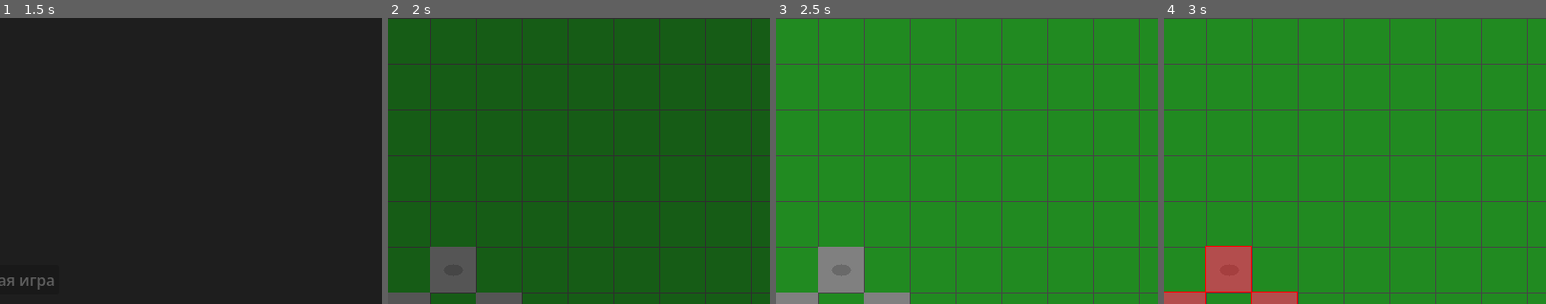
Above: before the commit, frames 1-4 (left to right).
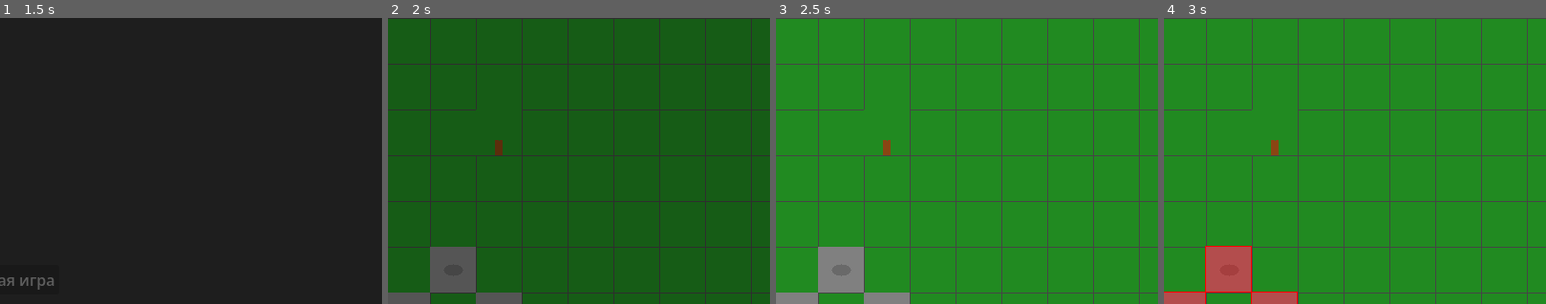
Above: after the commit, the same moments.

Repository: Radiant-Game-Studios/Pelmeny-s-Secret-Godot
Game: Godot game, scene res://scenes/splash_screen.tscn
Two runs of this game, one before a commit and one after it. Both use one fixed random seed, a clock stepped at 60 frames per second and the inputs below. The engine's default icon, where the game draws it, is replaced by a stand-in: a white triangle on a blue panel in a dark square.
Inputs (mouse positions are % of the whole screen's width and height, from its top left):
- Up to frame 1 (1.5 s): tap Enter at 0.5 s; move the mouse to (72, 45) at 0.52 s; hold D (move_right) 0.53-1.25 s; hold E (interact) 0.53-1.25 s; click (72, 45) at 0.67 s; click "Новая игра" at 1.25 s
- Up to frame 2 (2 s): no input
- Up to frame 3 (2.5 s): move the mouse to (30, 55) at 2.02 s; hold S (move_down) from 2.03 s (still down); tap E (interact) at 2.1 s
- Up to frame 4 (3 s): move the mouse to (60, 28) at 2.77 s; release S (move_down) at 2.78 s; hold D (move_right) from 2.78 s (still down); hold C (toggle_collisions) from 2.78 s (still down)
The pictures show only the part of the screen within x 48-98%, y 0-50%; the shares and areas given below are measured in that part.

Frame 1 is identical in both runs. In frame 2, 0.2% of the frame differs, in the area x 23-35%, y 32-48%; in frame 3, 0.2%; in frame 4, 0.2%.

Commit message:
Dialog system

Diff:
--- /dev/null
+++ b/dialogs/chain.tres
@@ -0,0 +1,11 @@
+[gd_resource type="Resource" script_class="DialogChain" format=3 uid="uid://bhi7ofhfg5vyy"]
+
+[ext_resource type="Script" uid="uid://dbcwbxgljmcv6" path="res://scripts/dialog/dialog_chain.gd" id="1_n1ajg"]
+[ext_resource type="Resource" uid="uid://dctttvlgg3n48" path="res://dialogs/text.tres" id="2_dxokk"]
+[ext_resource type="Resource" uid="uid://dhsbmlcnfvluw" path="res://dialogs/choice.tres" id="3_s05t2"]
+
+[resource]
+script = ExtResource("1_n1ajg")
+dialog_id = "1"
+steps = Array[Resource]([ExtResource("2_dxokk"), ExtResource("3_s05t2")])
+metadata/_custom_type_script = "uid://dbcwbxgljmcv6"
--- /dev/null
+++ b/dialogs/choice.tres
@@ -0,0 +1,11 @@
+[gd_resource type="Resource" script_class="DialogChoiceStep" format=3 uid="uid://dhsbmlcnfvluw"]
+
+[ext_resource type="Script" uid="uid://8mmgymse527y" path="res://scripts/dialog/dialog_choice_step.gd" id="1_5nxoq"]
+[ext_resource type="Resource" uid="uid://crlqtv12hpd1u" path="res://dialogs/system.tres" id="1_anhl0"]
+
+[resource]
+script = ExtResource("1_5nxoq")
+choices = Array[int]([33, 34, 35])
+reply_indices = Array[int]([36, 36, 36])
+reply_character = ExtResource("1_anhl0")
+metadata/_custom_type_script = "uid://8mmgymse527y"
--- /dev/null
+++ b/dialogs/pers.tres
@@ -0,0 +1,10 @@
+[gd_resource type="Resource" script_class="DialogCharacter" format=3 uid="uid://biwc6nwcjle5w"]
+
+[ext_resource type="Script" uid="uid://dvemffjnki2q4" path="res://scripts/dialog/dialog_character.gd" id="1_e72l0"]
+[ext_resource type="Texture2D" uid="uid://d2dt5s48qbifq" path="res://assets/sprites/main_person/dialogFace.png" id="1_jppy8"]
+
+[resource]
+script = ExtResource("1_e72l0")
+character_name = "Pers"
+portrait = ExtResource("1_jppy8")
+metadata/_custom_type_script = "uid://dvemffjnki2q4"
--- /dev/null
+++ b/dialogs/system.tres
@@ -0,0 +1,10 @@
+[gd_resource type="Resource" script_class="DialogCharacter" format=3 uid="uid://crlqtv12hpd1u"]
+
+[ext_resource type="Texture2D" uid="uid://r7nx8q14wg0x" path="res://assets/sprites/system/dialogFace.png" id="1_frypt"]
+[ext_resource type="Script" uid="uid://dvemffjnki2q4" path="res://scripts/dialog/dialog_character.gd" id="1_n2xgq"]
+
+[resource]
+script = ExtResource("1_n2xgq")
+character_name = "System"
+portrait = ExtResource("1_frypt")
+metadata/_custom_type_script = "uid://dvemffjnki2q4"
--- /dev/null
+++ b/dialogs/text.tres
@@ -0,0 +1,10 @@
+[gd_resource type="Resource" script_class="DialogTextStep" format=3 uid="uid://dctttvlgg3n48"]
+
+[ext_resource type="Script" uid="uid://bqfoshh33wuqe" path="res://scripts/dialog/dialog_text_step.gd" id="1_5hvdy"]
+[ext_resource type="Resource" uid="uid://biwc6nwcjle5w" path="res://dialogs/pers.tres" id="1_oelxb"]
+
+[resource]
+script = ExtResource("1_5hvdy")
+character = ExtResource("1_oelxb")
+replica_index = 7
+metadata/_custom_type_script = "uid://bqfoshh33wuqe"
--- a/project.godot
+++ b/project.godot
@@ -25,6 +25,7 @@
 SceneManager="*uid://dcb375h303vqq"
 LocalizationManager="*uid://bt3w6cvk4pumb"
 AudioManager="*uid://c04c2ms2oxsvi"
+DialogManager="*uid://b6clim47n4cx0"
 
 [display]
 
--- /dev/null
+++ b/scenes/dialog_system.tscn
@@ -0,0 +1,76 @@
+[gd_scene format=3 uid="uid://cth3k1vvfv2xt"]
+
+[ext_resource type="Texture2D" uid="uid://bx40bofn7yy27" path="res://icon.svg" id="1_kld2x"]
+[ext_resource type="Script" uid="uid://nuch8f8lnjjd" path="res://scripts/dialog/dialog_system.gd" id="1_oj4fm"]
+
+[node name="DialogSystem" type="CanvasLayer" unique_id=785047430]
+layer = 100
+script = ExtResource("1_oj4fm")
+
+[node name="Panel" type="Panel" parent="." unique_id=402841321]
+anchors_preset = 12
+anchor_top = 1.0
+anchor_right = 1.0
+anchor_bottom = 1.0
+offset_top = -122.0
+grow_horizontal = 2
+grow_vertical = 0
+
+[node name="Portrait" type="TextureRect" parent="Panel" unique_id=574947062]
+layout_mode = 1
+anchors_preset = 4
+anchor_top = 0.5
+anchor_bottom = 0.5
+offset_left = 15.0
+offset_top = -52.0
+offset_right = 97.0
+offset_bottom = 30.0
+grow_vertical = 2
+texture = ExtResource("1_kld2x")
+expand_mode = 4
+stretch_mode = 4
+
+[node name="NameLabel" type="Label" parent="Panel/Portrait" unique_id=1204225351]
+layout_mode = 1
+anchors_preset = 12
+anchor_top = 1.0
+anchor_right = 1.0
+anchor_bottom = 1.0
+offset_top = 4.0
+offset_bottom = 27.0
+grow_horizontal = 2
+grow_vertical = 0
+text = "Igorrr"
+horizontal_alignment = 1
+
+[node name="TextLabel" type="RichTextLabel" parent="Panel" unique_id=1156724367]
+layout_mode = 1
+anchors_preset = 8
+anchor_left = 0.5
+anchor_top = 0.5
+anchor_right = 0.5
+anchor_bottom = 0.5
+offset_left = -292.0
+offset_top = -49.0
+offset_right = 386.0
+offset_bottom = 50.0
+grow_horizontal = 2
+grow_vertical = 2
+bbcode_enabled = true
+text = "
+# Текст будет прыгать волной, а слово 'опасно' станет красным
+$RichTextLabel.text = \"Впереди [wave]очень[/wave] [color=red]опасно[/color]!\""
+
+[node name="ChoicesContainer" type="VBoxContainer" parent="Panel/TextLabel" unique_id=1954804656]
+layout_mode = 1
+anchors_preset = 15
+anchor_right = 1.0
+anchor_bottom = 1.0
+grow_horizontal = 2
+grow_vertical = 2
+
+[node name="ContinueHint" type="Label" parent="." unique_id=131572677]
+visible = false
+offset_right = 40.0
+offset_bottom = 23.0
+text = "penis"
--- /dev/null
+++ b/scenes/dialog_trigger.tscn
@@ -0,0 +1,24 @@
+[gd_scene format=3 uid="uid://c81dtdrppoaa4"]
+
+[ext_resource type="Script" uid="uid://50lft7j1lrkr" path="res://scripts/dialog/dialog_trigger.gd" id="1_8k0hx"]
+
+[sub_resource type="RectangleShape2D" id="RectangleShape2D_w5nrb"]
+size = Vector2(48, 48)
+
+[node name="DialogTrigger" type="Area2D" unique_id=784073820]
+script = ExtResource("1_8k0hx")
+
+[node name="CollisionShape2D" type="CollisionShape2D" parent="." unique_id=288105887]
+shape = SubResource("RectangleShape2D_w5nrb")
+
+[node name="HintLabel" type="Label" parent="." unique_id=651012734]
+visible = false
+anchors_preset = 5
+anchor_left = 0.5
+anchor_right = 0.5
+offset_left = -5.0
+offset_top = -47.0
+offset_right = 4.0
+offset_bottom = -24.0
+grow_horizontal = 2
+text = "E"
--- a/scenes/game.tscn
+++ b/scenes/game.tscn
@@ -1,10 +1,14 @@
 [gd_scene format=3 uid="uid://cyattxfiy732u"]
 
 [ext_resource type="Script" uid="uid://bihktosmjf8tt" path="res://scripts/game.gd" id="1_uwrxv"]
+[ext_resource type="Script" uid="uid://dbcwbxgljmcv6" path="res://scripts/dialog/dialog_chain.gd" id="2_iywne"]
 [ext_resource type="Script" uid="uid://b8qhmkspqmp3v" path="res://scripts/ui/debug_draw.gd" id="2_yqjtg"]
+[ext_resource type="Resource" uid="uid://bhi7ofhfg5vyy" path="res://dialogs/chain.tres" id="3_iywne"]
+[ext_resource type="Script" uid="uid://b6clim47n4cx0" path="res://scripts/autoload/dialog_manager.gd" id="3_lnu2h"]
 
 [node name="Game" type="Node2D" unique_id=6515145]
 script = ExtResource("1_uwrxv")
+dialog_chains = Array[ExtResource("2_iywne")]([ExtResource("3_iywne")])
 
 [node name="CanvasLayer" type="CanvasLayer" parent="." unique_id=1804229874]
 
@@ -38,3 +42,6 @@
 
 [node name="DebugDraw" type="Node2D" parent="." unique_id=468509708]
 script = ExtResource("2_yqjtg")
+
+[node name="DialogManagerNode" type="Node" parent="." unique_id=1709677790]
+script = ExtResource("3_lnu2h")
--- /dev/null
+++ b/scripts/autoload/dialog_manager.gd
@@ -0,0 +1,22 @@
+extends Node
+
+var dialog_system: Node = null
+
+
+func _ready():
+	process_mode = Node.PROCESS_MODE_ALWAYS
+
+
+func register_dialog_system(system: Node):
+	dialog_system = system
+
+
+func start_dialog(chain):
+	if dialog_system:
+		dialog_system.start_dialog(chain)
+
+
+func is_dialog_active() -> bool:
+	if dialog_system:
+		return dialog_system.is_dialog_active()
+	return false
--- a/scripts/autoload/localization_manager.gd
+++ b/scripts/autoload/localization_manager.gd
@@ -79,106 +79,204 @@
 # ДИАЛОГОВЫЕ РЕПЛИКИ (твой ReplicsManager)
 # ========================================
 var replicas_russian = [
+	# 0
 	"*ням-ням-ням*",
+	# 1
 	"Всё это не то!",
+	# 2
 	"На вкус как пенопласт!",
+	# 3
 	"Да даже он вкуснее!!!",
+	# 4
 	"А вот раньше было…",
+	# 5
 	"25 лет назад...",
+	# 6
 	"*ням-ням-ням*",
+	# 7
 	"Бабушка, твои пельмешки самые-самые вкусные!!!",
+	# 8
 	"А почему так?",
+	# 9
 	"Хех",
+	# 10
 	"А всё дело, внучок, в секретном ингредиенте",
+	# 11
 	"А что это за ингридиент такой?",
+	# 12
 	"Потом сам как-нибудь узнаешь...",
+	# 13
 	"Надо навестить бабушку.",
+	# 14
 	"Решено! Отправляюсь во Владивосток!",
+	# 15
 	"Секрет пельменей",
+	# 16
 	"Так... Москва-Владивосток...",
+	# 17
 	"Ох, дорого блин, ну да ладно, что делать..",
+	# 18
 	"Отправление через час...",
+	# 19
 	"Неделю спустя..",
+	# 20
 	"Такс... Осталось найти её дом...",
+	# 21
 	"Спасибо тебе, внучок!",
+	# 22
 	"Бабушка, а почему они такие вкусные?",
+	# 23
 	"Этот ингридиент - моя любовь",
+	# 24
 	"Как это мило, бабушка ^^",
+	# 25
 	"Zzz..",
+	# 26
 	"Интересный какой, спит на работе",
+	# 27
 	"Ой, смотри-ка, Марин, солнечный какой! Ты к кому, милок?",
+	# 28
 	"Да это ж, кажется, сынок Люды из пятого! Вылитый!",
+	# 29
 	"Я... я просто мимо.",
+	# 30
 	"А, ну ладно! У нас тут сирень как зацвела – душища!",
+	# 31
 	"И Барсик наш, лежебока, на третьей лавочке развалился. Не наступи на него!",
+	# 32
 	"Хочешь, загадку загадаю? Что в землю сажаем, всё лето поливаем, а осенью внучки уплетают?",
+	# 33
 	"Картошку?",
+	# 34
 	"Деньги?",
+	# 35
 	"Любовь в банках! Варенье да соленья!",
+	# 36
 	"Умничка! Чувствуется, из хорошей семьи!",
+	# 37
 	"На, пирожок с яблоком, домашний. Тёплый ещё! Иди, не задерживай!",
+	# 38
 	"Ой-ой-ой! Куда это мы собрались?",
+	# 39
 	"А пропуск формы 7-Г покажете? Или может, удостоверение счастливого человека?",
+	# 40
 	"Я... мне просто нужно выйти.",
+	# 41
 	"«Просто выйти»! Ха-ха! Все так говорят!",
+	# 42
 	"Ладно, шучу. Вижу вы человек приятный. Давайте сыграем: угадаете – пропущу!",
+	# 43
 	"Что идёт вверх и вниз, но с места не сдвинется ни на сантиметр?",
+	# 44
 	"Лифт",
+	# 45
 	"Температура",
+	# 46
 	"Лестница",
+	# 47
 	"Молодец! Раз такие дела – вот вам временный пропуск. Только никому не говорите!",
+	# 48
 	"Извиняй, видимо сегодня не твой день"
 ]
 
 var replicas_english = [
+	# 0
 	"*yum-yum-yum*",
+	# 1
 	"This is all wrong!",
+	# 2
 	"Tastes like styrofoam!",
+	# 3
 	"Even that tastes better!!!",
+	# 4
 	"But it was better back in the day...",
+	# 5
 	"25 years ago...",
+	# 6
 	"*yum-yum-yum*",
+	# 7
 	"Grandma, your dumplings are the absolute best!!!",
+	# 8
 	"Why is that?",
+	# 9
 	"Heh",
+	# 10
 	"Well, grandson, it's all about the secret ingredient",
+	# 11
 	"What kind of ingredient is that?",
+	# 12
 	"You'll find out some other time...",
+	# 13
 	"I need to visit Grandma.",
+	# 14
 	"It's decided! I'm going to Vladivostok!",
+	# 15
 	"Pelmeny`s secret",
+	# 16
 	"So... Moscow to Vladivostok...",
+	# 17
 	"Oh, that's expensive, damn, oh well, what can you do..",
+	# 18
 	"Departure in an hour...",
+	# 19
 	"A week later..",
+	# 20
 	"So... Now I have to find her house...",
+	# 21
 	"Thank you, dear grandson!",
+	# 22
 	"Grandma, why are they so tasty?",
+	# 23
 	"This ingredient is my love.",
+	# 24
 	"That's so sweet, grandma ^^",
+	# 25
 	"Zzz...",
+	# 26
 	"My, my, sleeping on the job, how interesting",
+	# 27
 	"Oh, look, Marina, what a sunny young man! Who are you here for, dear?",
+	# 28
 	"Wait, isn't that Lyuda's boy from the fifth floor? The spitting image!",
+	# 29
 	"I... I was just passing by.",
+	# 30
 	"Ah, alright then! Our lilac is in full bloom – such a fragrance!",
+	# 31
 	"And our lazybones, Barsik the cat, is sprawling on the third bench. Don't step on him!",
+	# 32
 	"Want me to tell you a riddle? What do we plant in the ground, water all summer, and our granddaughters devour in the fall?",
+	# 33
 	"Potatoes?",
+	# 34
 	"Money?",
+	# 35
 	"Love in jars! Jam and pickles!",
+	# 36
 	"Clever girl! I can tell you're from a good family!",
+	# 37
 	"Here, have an apple pie, homemade. Still warm! Go on now, don't linger!",
+	# 38
 	"Oh, dear, dear! And where might we be off to?",
+	# 39
 	"May I see your Form 7-G pass? Or perhaps your happy-person identification?",
+	# 40
 	"I... I just need to get out.",
+	# 41
 	"'Just get out'! Ha-ha! They all say that!",
+	# 42
 	"Alright, I'm joking. I can see you're a pleasant person. Let's play a game: guess right – I'll let you pass!",
+	# 43
 	"What goes up and down but doesn't move an inch from its spot?",
+	# 44
 	"An elevator",
+	# 45
 	"Temperature",
+	# 46
 	"Stairs",
+	# 47
 	"Well done! Since that's the case – here's a temporary pass for you. Just don't tell anyone!",
+	# 48
 	"Sorry, looks like it's just not your day"
 ]
 
@@ -202,7 +300,7 @@
 	else:
 		if index >= 0 and index < replicas_english.size():
 			return replicas_english[index]
-	return ""
+	return "РЕПЛИКА НЕ НАЙДЕНА"
 
 
 func set_language(lang: Language) -> void:
--- a/scripts/autoload/map_manager.gd
+++ b/scripts/autoload/map_manager.gd
@@ -39,7 +39,8 @@
 		"tiles": data.get("tiles", []),        # для обратной совместимости, если нет слоёв
 		"collisions": data.get("collisions", []),
 		"entry_point": data.get("entry_point", null),
-		"teleport_points": data.get("teleport_points", [])
+		"teleport_points": data.get("teleport_points", []),
+		"dialog_triggers": data.get("dialog_triggers", [])
 	}
 
 	# Если слои не заданы, используем общий список tiles как слой 1
--- /dev/null
+++ b/scripts/dialog/dialog_chain.gd
@@ -0,0 +1,5 @@
+class_name DialogChain
+extends Resource
+
+@export var dialog_id: String = ""
+@export var steps: Array[Resource] = []   # массив DialogTextStep или DialogChoiceStep
--- /dev/null
+++ b/scripts/dialog/dialog_character.gd
@@ -0,0 +1,5 @@
+class_name DialogCharacter
+extends Resource
+
+@export var character_name: String = ""
+@export var portrait: Texture2D
--- /dev/null
+++ b/scripts/dialog/dialog_choice_step.gd
@@ -0,0 +1,9 @@
+class_name DialogChoiceStep
+extends Resource
+
+const DialogCharacter = preload("res://scripts/dialog/dialog_character.gd")
+
+@export var choices: Array[int] = []       # индексы реплик для вариантов
+@export var reply_indices: Array[int] = [] # индексы реплик после выбора (по одной на каждый вариант)
+@export var reply_character: DialogCharacter  # персонаж, который произносит ответ
+# Дальнейшие шаги можно задать через массив steps, но пока упростим
--- /dev/null
+++ b/scripts/dialog/dialog_system.gd
@@ -0,0 +1,122 @@
+extends CanvasLayer
+
+signal dialog_started
+signal dialog_ended
+
+@onready var panel = $Panel
+@onready var portrait = $Panel/Portrait
+@onready var name_label = $Panel/Portrait/NameLabel
+@onready var text_label = $Panel/TextLabel
+@onready var choices_container = $Panel/TextLabel/ChoicesContainer
+#@onready var continue_hint = $ContinueHint
+
+var current_chain: DialogChain
+var current_step_index: int = 0
+var is_active: bool = false
+var in_choice: bool = false
+var choice_step: DialogChoiceStep = null
+
+func _ready():
+	visible = false
+	process_mode = Node.PROCESS_MODE_ALWAYS
+	add_to_group("dialog_system")
+
+func _input(event):
+	if not is_active:
+		return
+	if event.is_action_pressed("interact"):
+		if in_choice:
+			return  # выбор только кликом
+		advance()
+
+func start_dialog(chain: DialogChain):
+	if is_active:
+		return
+	current_chain = chain
+	current_step_index = 0
+	is_active = true
+	visible = true
+	dialog_started.emit()
+	show_step()
+
+func show_step():
+	if current_step_index >= current_chain.steps.size():
+		print("Диалог завершён — шагов больше нет")
+		end_dialog()
+		return
+
+	var step = current_chain.steps[current_step_index]
+	var script_path = ""
+	if step.get_script():
+		script_path = step.get_script().resource_path
+
+	print("Показываю шаг ", current_step_index, " скрипт: ", script_path)
+
+	if script_path.ends_with("dialog_text_step.gd"):
+		var rep = step
+		in_choice = false
+		choices_container.visible = false
+		text_label.visible = true
+		portrait.texture = rep.character.portrait if rep.character else null
+		name_label.text = rep.character.character_name if rep.character else ""
+		text_label.text = LocalizationManager.get_replica(rep.replica_index)
+
+	elif script_path.ends_with("dialog_choice_step.gd"):
+		print("  Это шаг выбора!")
+		in_choice = true
+		choice_step = step
+		text_label.text = ""
+		text_label.visible = true
+		choices_container.visible = true
+
+		for child in choices_container.get_children():
+			child.queue_free()
+
+		for i in range(choice_step.choices.size()):
+			var btn = Button.new()
+			btn.text = LocalizationManager.get_replica(choice_step.choices[i])
+			btn.pressed.connect(_on_choice_selected.bind(i))
+			choices_container.add_child(btn)
+	else:
+		print("Пропускаю неизвестный шаг")
+		current_step_index += 1
+		show_step()
+
+
+func _on_choice_selected(index: int):
+	if not in_choice:
+		return
+
+	print("Выбран вариант ", index)
+	in_choice = false
+	choices_container.visible = false
+	text_label.visible = true
+
+	var rep_index = choice_step.reply_indices[index]
+	var chara = choice_step.reply_character
+	portrait.texture = chara.portrait if chara else null
+	name_label.text = chara.character_name if chara else ""
+	text_label.text = LocalizationManager.get_replica(rep_index)
+
+	# Переходим к следующему шагу сразу после выбора
+	current_step_index += 1
+	choice_step = null
+
+
+func advance():
+	print("advance: current_step_index=", current_step_index, " in_choice=", in_choice)
+	if in_choice:
+		print("  Всё ещё в выборе — ждём клика по кнопке")
+		return
+
+	current_step_index += 1
+	show_step()
+
+func end_dialog():
+	is_active = false
+	visible = false
+	dialog_ended.emit()
+	current_chain = null
+
+func is_dialog_active() -> bool:
+	return is_active
--- /dev/null
+++ b/scripts/dialog/dialog_text_step.gd
@@ -0,0 +1,5 @@
+class_name DialogTextStep
+extends Resource
+
+@export var character: DialogCharacter
+@export var replica_index: int = 0   # индекс в LocalizationManager.replicas_...
--- /dev/null
+++ b/scripts/dialog/dialog_trigger.gd
@@ -0,0 +1,52 @@
+extends Area2D
+
+@export var dialog_id: String = ""
+var chain: DialogChain = null
+var player_in_range: bool = false
+var dialog_was_shown: bool = false   # новое: флаг, что диалог уже прошёл
+
+
+func _ready():
+	add_to_group("dialog_triggers")
+	body_entered.connect(_on_body_entered)
+	body_exited.connect(_on_body_exited)
+	$HintLabel.visible = false
+
+
+func set_chain(c: DialogChain):
+	chain = c
+
+
+func _on_body_entered(body):
+	if body.name == "Player":
+		player_in_range = true
+		dialog_was_shown = false   # сбрасываем флаг при входе
+		$HintLabel.visible = true
+
+
+func _on_body_exited(body):
+	if body.name == "Player":
+		player_in_range = false
+		$HintLabel.visible = false
+
+
+func _input(event):
+	if not player_in_range:
+		return
+	if dialog_was_shown:
+		return   # диалог уже прошёл, не запускаем снова
+
+	if event.is_action_pressed("interact"):
+		if chain:
+			var sys = get_tree().get_first_node_in_group("dialog_system")
+			if sys and not sys.is_dialog_active():
+				sys.start_dialog(chain)
+				# Подключаемся к сигналу завершения диалога
+				if not sys.is_connected("dialog_ended", _on_dialog_ended):
+					sys.dialog_ended.connect(_on_dialog_ended)
+
+
+func _on_dialog_ended():
+	dialog_was_shown = true
+	$HintLabel.visible = false
+	print("Диалог завершён, триггер заблокирован до следующего входа")
--- a/scripts/game.gd
+++ b/scripts/game.gd
@@ -14,16 +14,31 @@
 @onready var info_label: Label = $DebugCanvas/InfoPanel/InfoLabel
 @onready var debug_draw: Node2D = $DebugDraw
 
+@export var dialog_chains: Array[DialogChain] = []
 
 func _ready():
 	fade_rect.visible = true
 	fade_rect.color = Color.BLACK
 
-	# Новое: начальное состояние отладки
+	# Начальное состояние отладки
 	info_panel.visible = true
 	debug_draw.show_collisions = false
 	show_debug_info = true
 
+	# 1. Сначала добавляем диалоговую систему
+	var dialog_sys = load("res://scenes/dialog_system.tscn").instantiate()
+	dialog_sys.add_to_group("dialog_system")
+	add_child(dialog_sys)
+
+	# 2. Строим словарь цепочек
+	var chain_dict = {}
+	for chain in dialog_chains:
+		if chain.dialog_id != "":
+			chain_dict[chain.dialog_id] = chain
+	print("Загружено цепочек: ", dialog_chains.size())
+	for chain in dialog_chains:
+		print("  Цепочка: ", chain.dialog_id)
+
 	var map_file = SceneManager.pending_map
 	if map_file == "":
 		map_file = "test.map"
@@ -31,7 +46,22 @@
 	await get_tree().process_frame
 	await get_tree().process_frame
 
+	# 3. Теперь загружаем карту (триггеры создадутся внутри)
+	print("Пытаемся загрузить карту: ", map_file)
+	print("Полный путь: ", MapManager.data_path().path_join(map_file))
 	load_map(map_file)
+
+	# 4. Назначаем цепочки триггерам (теперь они точно есть)
+	await get_tree().process_frame  # даём время на инициализацию триггеров
+	for trigger in get_tree().get_nodes_in_group("dialog_triggers"):
+		var id = trigger.dialog_id
+		if chain_dict.has(id):
+			trigger.set_chain(chain_dict[id])
+			print("Триггеру ", id, " назначена цепочка")
+		else:
+			print("ОШИБКА: Цепочка с id '", id, "' не найдена!")
+
+	print("Количество триггеров в группе: ", get_tree().get_nodes_in_group("dialog_triggers").size())
 
 
 func load_map(map_name: String):
@@ -119,6 +149,8 @@
 func _input(event):
 	if event.is_action_pressed("ui_cancel"):
 		open_pause_menu()
+		return
+	if get_tree().get_first_node_in_group("dialog_system") and get_tree().get_first_node_in_group("dialog_system").is_dialog_active():
 		return
 	# Новое: переключение отладки
 	if event.is_action_pressed("toggle_debug"):
--- a/scripts/map_container.gd
+++ b/scripts/map_container.gd
@@ -77,6 +77,23 @@
 		layer3.tile_set = tile_set
 		fill_layer(layer3, data.get("layer3_tiles", []), type_to_source)
 
+	# 3. Диалоговые триггеры
+	var trigger_scene = load("res://scenes/dialog_trigger.tscn")
+	var tile_size_int: int = int(tile_size)
+	for dt in data.get("dialog_triggers", []):
+		var trigger = trigger_scene.instantiate()
+		trigger.dialog_id = dt.get("dialog_id", "")
+		trigger.position = Vector2(dt.get("x", 0) * tile_size_int + tile_size_int/2,
+								   dt.get("y", 0) * tile_size_int + tile_size_int/2)
+		# Подгоняем коллизию под размер тайла (если не задано)
+		var col_shape = trigger.get_node("CollisionShape2D")
+		if col_shape and col_shape.shape:
+			col_shape.shape.extents = Vector2(tile_size_int/2, tile_size_int/2)
+		add_child(trigger)
+		print("Добавлен триггер: ", trigger.dialog_id, " на позиции ", trigger.position)
+
+	print("Всего диалоговых триггеров в .map: ", data.get("dialog_triggers", []).size())
+
 	print("=== Карта загружена ===")
 
 
Not shown, changed: Maps/1.map
Not shown, added: scripts/autoload/dialog_manager.gd.uid
Not shown, added: scripts/dialog/dialog_chain.gd.uid
Not shown, added: scripts/dialog/dialog_character.gd.uid
Not shown, added: scripts/dialog/dialog_choice_step.gd.uid
Not shown, added: scripts/dialog/dialog_system.gd.uid
Not shown, added: scripts/dialog/dialog_text_step.gd.uid
Not shown, added: scripts/dialog/dialog_trigger.gd.uid
